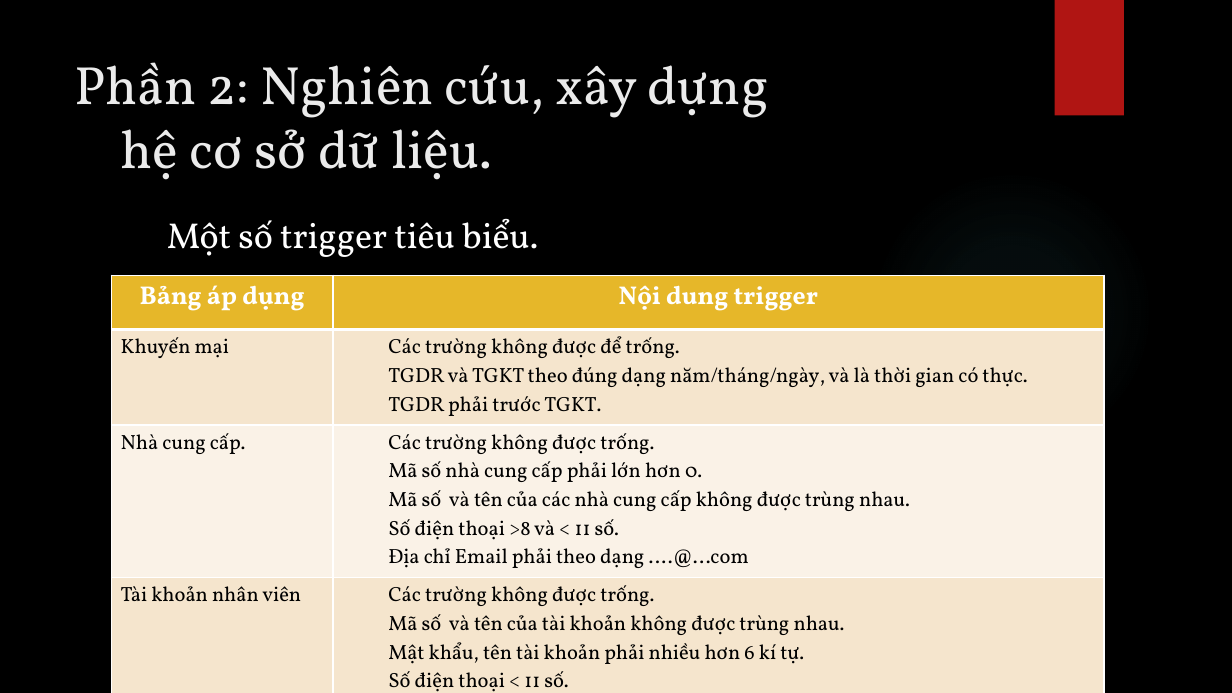
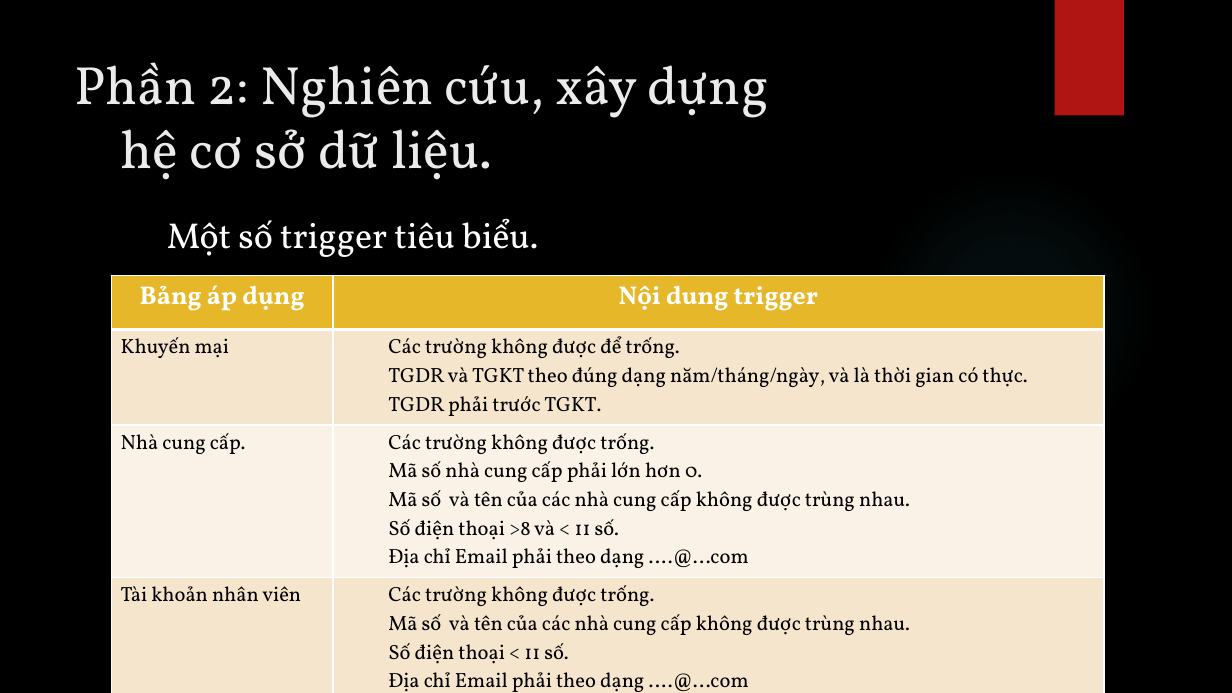
Before and after one commit to phucld95/StoreManage, a slide deck: slide 13 of Slide.pptx. Drawn at 1232x693 pixels with LibreOffice and Linux fonts; fonts in the diff are those of the drawing; background and template pictures are left out. Boxes give left, top, right and bottom in pixels: in the first picture for what was removed or moved away, otherwise in the second. Text is boxed around its words. In the diff, an @@ line names an element or a change of style, - is before the commit and + after.

Commit message:
update slide

```diff
--- a/Slide.pptx
+++ b/Slide.pptx
@@ table at bbox=[112, 275, 1104, 693] @@
-row 4, column 2: Các trường không được trống. / Mã số và tên của tài khoản không được trùng nhau. / Mật khẩu, tên tài khoản phải nhiều hơn 6 kí tự. / Số điện thoại < 11 số. / Trạng thái phải thuộc 1 trong 3 giá trị -1,0,1.
+row 4, column 2: Các trường không được trống. / Mã số và tên của các nhà cung cấp không được trùng nhau. / Số điện thoại < 11 số. / Địa chỉ Email phải theo dạng ….@...com
```
Also in this commit, not shown: 2 other slides changed, 2 slides removed.
